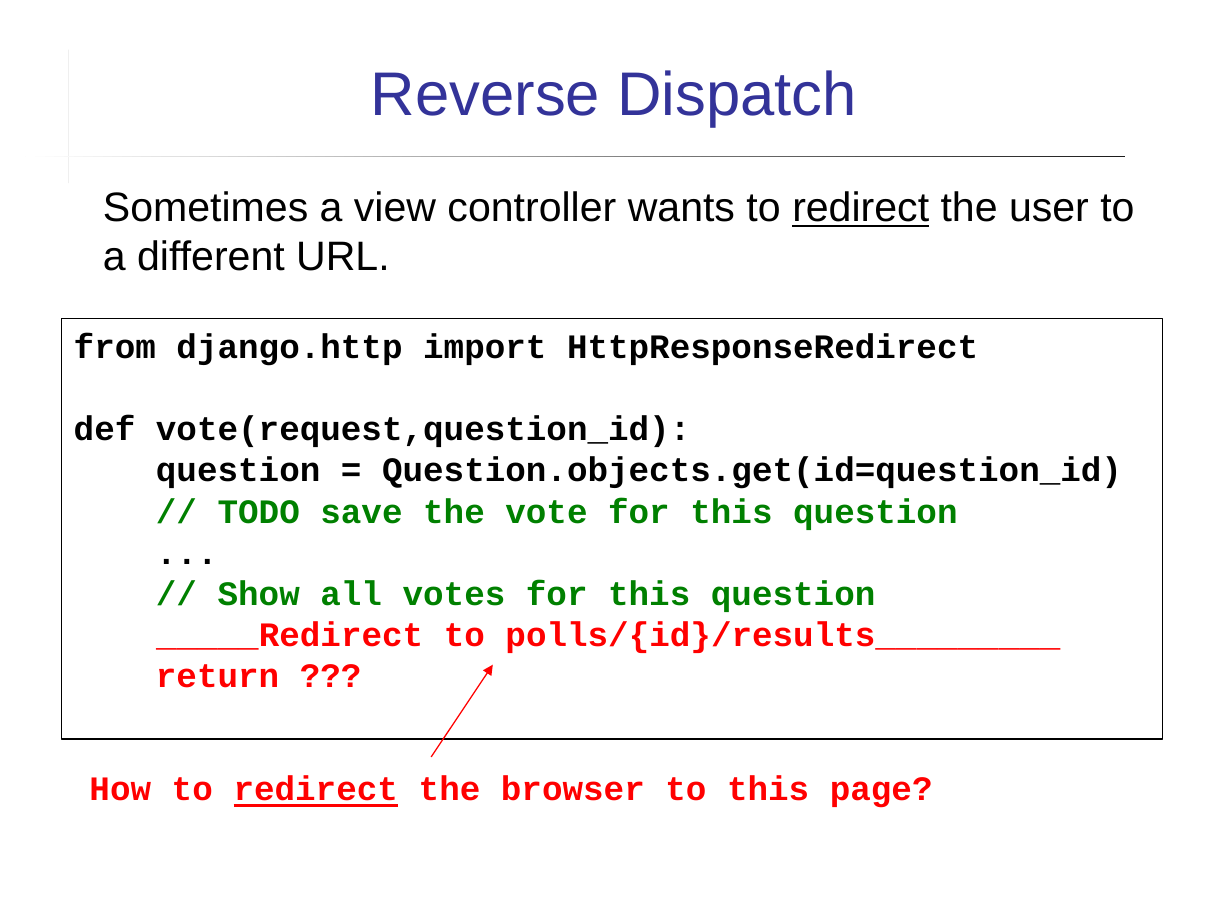
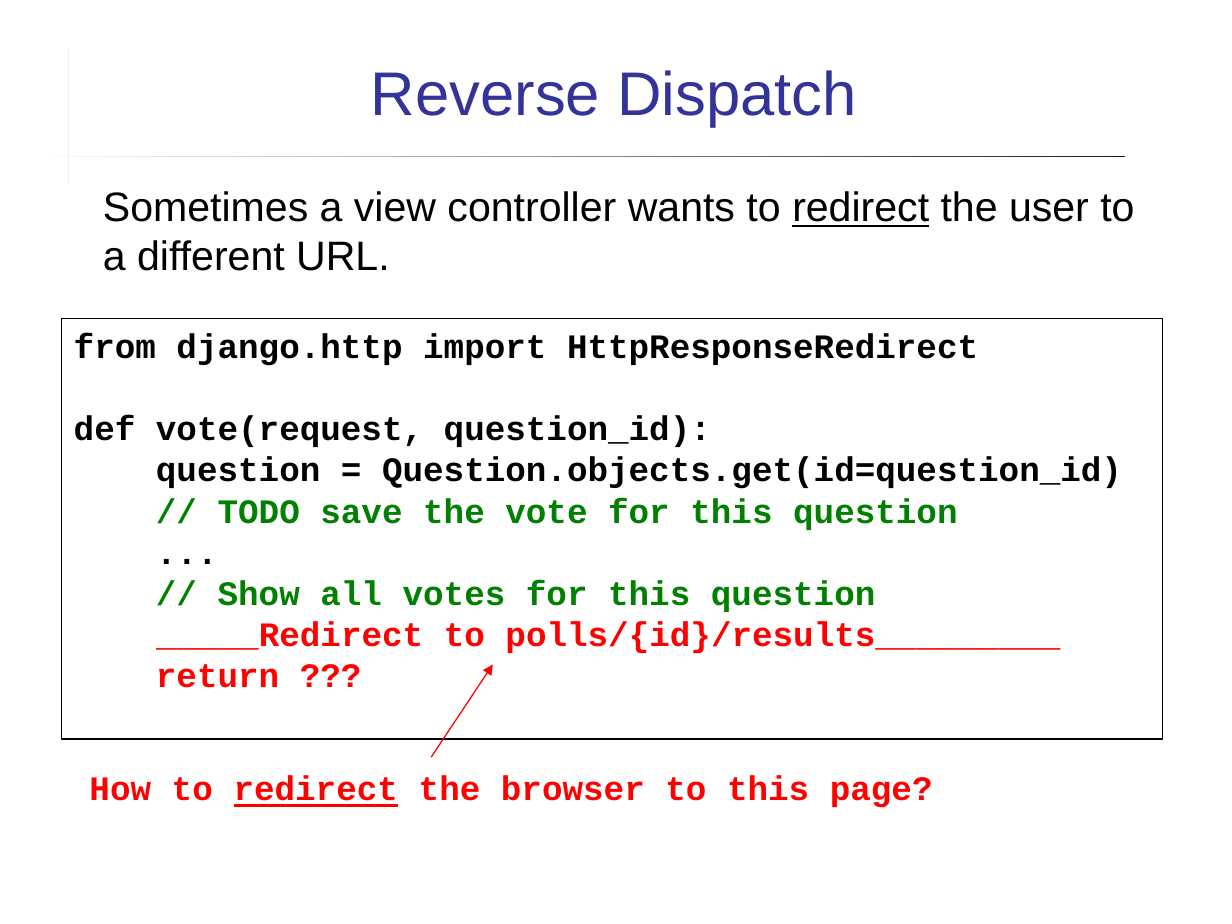
Before and after one commit to cpske/ISP, a slide deck: slide 19 of django/Django-review-1.ppt (slide 18 before the commit). Drawn at 1232x924 pixels with LibreOffice and Linux fonts; fonts in the diff are those of the drawing. Boxes give left, top, right and bottom in pixels: in the first picture for what was removed or moved away, otherwise in the second. Text is boxed around its words. In the diff, an @@ line names an element or a change of style, - is before the commit and + after.

```diff
--- a/django/Django-review-1.ppt
+++ b/django/Django-review-1.ppt
@@ text in rectangle at (74, 415, 711, 447): text changed @@
-def vote(request,question_id):
+def vote(request, question_id):
```
Also in this commit, not shown: 4 other slides changed, 3 slides added, 2 other files.
